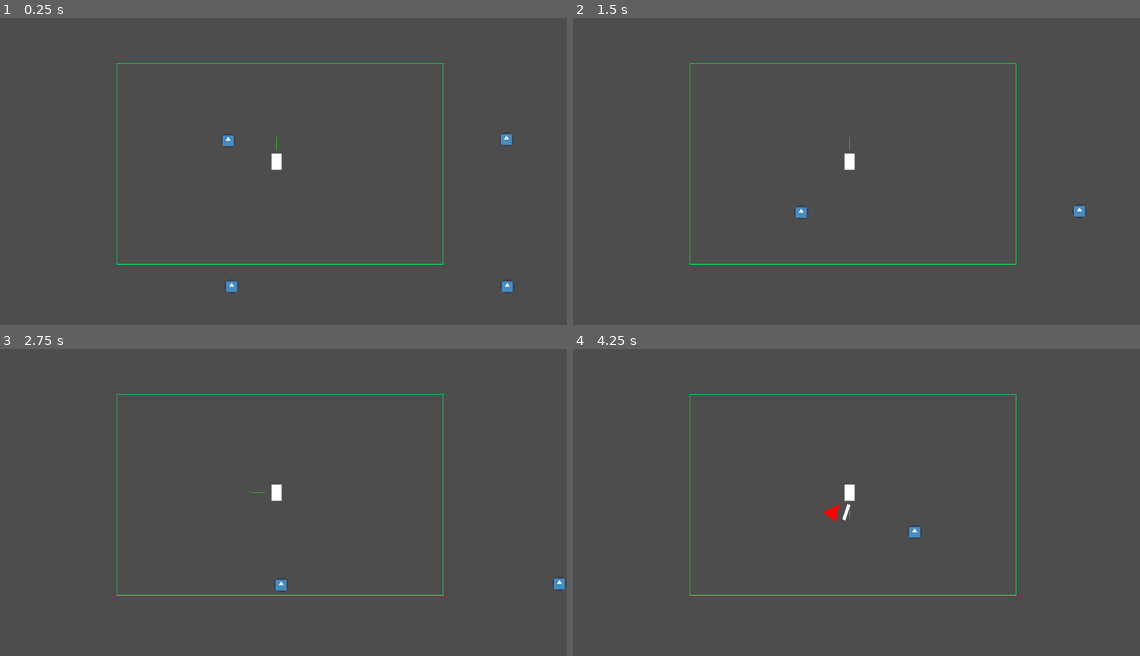
Above: before the commit, frames 1-4 (two rows, left to right).
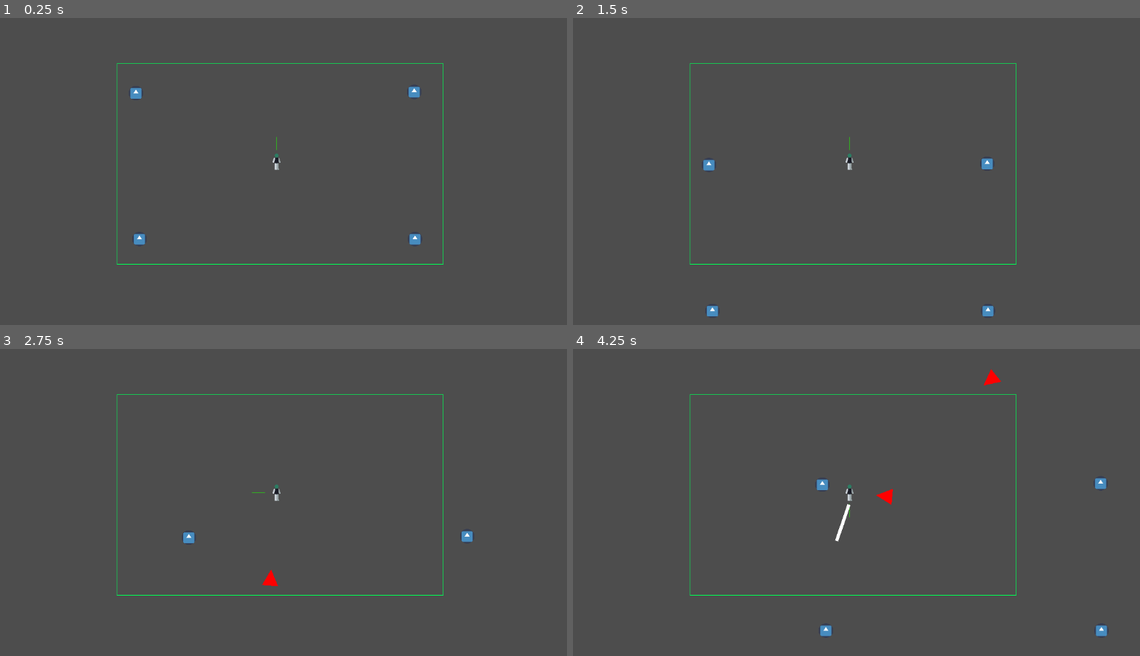
Above: after the commit, the same moments.

Repository: shendru/godot-course-overload
Game: Godot game, scene res://scenes/level.tscn
Two runs of this game, one before a commit and one after it. Both use one fixed random seed, a clock stepped at 60 frames per second and the inputs below. The engine's default icon, where the game draws it, is replaced by a stand-in: a white triangle on a blue panel in a dark square.
Inputs:
- Up to frame 1 (0.25 s): no input
- Up to frame 2 (1.5 s): tap Enter at 0.5 s; hold W (move_up) from 0.53 s (still down)
- Up to frame 3 (2.75 s): release W (move_up) at 2.03 s; hold A (move_left) from 2.03 s (still down)
- Up to frame 4 (4.25 s): release A (move_left) at 3.53 s; hold S (move_down) from 3.53 s (still down)

The runs differ from the first frame. In frame 1, 0.7% of the frame differs, in the area x 22-91%, y 22-90%; in frame 2, 0.5%; in frame 3, 0.5%; in frame 4, 0.8%, in the area x 42-95%, y 6-94%.

Commit message:
simple enemy health and hit shader

Diff:
--- a/scenes/enemy.tscn
+++ b/scenes/enemy.tscn
@@ -4,8 +4,10 @@
 [ext_resource type="Texture2D" uid="uid://dmo0rkd13p8i5" path="res://icon.svg" id="2_ixevy"]
 [ext_resource type="Shader" path="res://shaders/triangle.gdshader" id="2_re3ou"]
 
-[sub_resource type="ShaderMaterial" id="ShaderMaterial_h7fo4"]
+[sub_resource type="ShaderMaterial" id="ShaderMaterial_3btu3"]
+resource_local_to_scene = true
 shader = ExtResource("2_re3ou")
+shader_parameter/damage_effect = 0.0
 
 [sub_resource type="CircleShape2D" id="CircleShape2D_gmke4"]
 radius = 18.4391
@@ -17,7 +19,7 @@
 script = ExtResource("1_nj4eo")
 
 [node name="Sprite2D" type="Sprite2D" parent="."]
-material = SubResource("ShaderMaterial_h7fo4")
+material = SubResource("ShaderMaterial_3btu3")
 scale = Vector2(0.5, 0.5)
 texture = ExtResource("2_ixevy")
 
--- a/scenes/level.tscn
+++ b/scenes/level.tscn
@@ -13,8 +13,24 @@
 [node name="Level" type="Node2D"]
 script = ExtResource("1_qwb4s")
 
+[node name="spawner" type="Timer" parent="."]
+wait_time = 2.0
+autostart = true
+
+[node name="rock" parent="." instance=ExtResource("3_2an5l")]
+position = Vector2(17, 42)
+
+[node name="rock2" parent="." instance=ExtResource("3_2an5l")]
+position = Vector2(1121, 37)
+
+[node name="rock3" parent="." instance=ExtResource("3_2an5l")]
+position = Vector2(31, 621)
+
+[node name="rock4" parent="." instance=ExtResource("3_2an5l")]
+position = Vector2(1124, 621)
+
 [node name="player" parent="." instance=ExtResource("1_ajxwd")]
-position = Vector2(209, 126)
+position = Vector2(575, 314)
 speed = 300.0
 
 [node name="Path2D" type="Path2D" parent="player"]
@@ -32,20 +48,18 @@
 width = 2.0
 default_color = Color(0, 1, 0.333333, 1)
 
-[node name="Timer" type="Timer" parent="."]
-wait_time = 3.0
-autostart = true
+[node name="UI" type="CanvasLayer" parent="."]
+visible = false
 
-[node name="rock" parent="." instance=ExtResource("3_2an5l")]
-position = Vector2(17, 42)
+[node name="enemiesCount" type="Label" parent="UI"]
+offset_left = 1023.0
+offset_top = 13.0
+offset_right = 1097.0
+offset_bottom = 36.0
+text = "enemies: "
 
-[node name="rock2" parent="." instance=ExtResource("3_2an5l")]
-position = Vector2(1121, 37)
+[node name="enemies" type="Node" parent="."]
 
-[node name="rock3" parent="." instance=ExtResource("3_2an5l")]
-position = Vector2(31, 621)
-
-[node name="rock4" parent="." instance=ExtResource("3_2an5l")]
-position = Vector2(1124, 621)
-
-[connection signal="timeout" from="Timer" to="." method="_on_timer_timeout"]
+[connection signal="timeout" from="spawner" to="." method="_on_timer_timeout"]
+[connection signal="child_entered_tree" from="enemies" to="UI" method="_on_enemies_child_entered_tree"]
+[connection signal="child_exiting_tree" from="enemies" to="UI" method="_on_enemies_child_exiting_tree"]
--- a/scenes/player.tscn
+++ b/scenes/player.tscn
@@ -1,11 +1,7 @@
-[gd_scene load_steps=6 format=3 uid="uid://b2mpoyrqvhadb"]
+[gd_scene load_steps=4 format=3 uid="uid://b2mpoyrqvhadb"]
 
-[ext_resource type="Texture2D" uid="uid://dmo0rkd13p8i5" path="res://icon.svg" id="1_dmrb1"]
 [ext_resource type="Script" path="res://scripts/player.gd" id="1_g2l03"]
-[ext_resource type="Shader" path="res://shaders/square.gdshader" id="2_ixqtg"]
-
-[sub_resource type="ShaderMaterial" id="ShaderMaterial_3lbdk"]
-shader = ExtResource("2_ixqtg")
+[ext_resource type="Texture2D" uid="uid://deex8i1ac20ia" path="res://assets/testchar.png" id="2_h012a"]
 
 [sub_resource type="CircleShape2D" id="CircleShape2D_24rjr"]
 radius = 32.0156
@@ -15,9 +11,8 @@
 script = ExtResource("1_g2l03")
 
 [node name="Sprite2D" type="Sprite2D" parent="."]
-material = SubResource("ShaderMaterial_3lbdk")
-scale = Vector2(0.3, 0.5)
-texture = ExtResource("1_dmrb1")
+scale = Vector2(0.5, 0.5)
+texture = ExtResource("2_h012a")
 
 [node name="CollisionShape2D" type="CollisionShape2D" parent="."]
 shape = SubResource("CircleShape2D_24rjr")
--- a/scenes/weapon.tscn
+++ b/scenes/weapon.tscn
@@ -8,7 +8,22 @@
 shader = ExtResource("1_wubm7")
 
 [sub_resource type="RectangleShape2D" id="RectangleShape2D_yu5g8"]
-size = Vector2(67.1105, 66)
+size = Vector2(12.7788, 148.522)
+
+[sub_resource type="Animation" id="Animation_dm0rt"]
+length = 0.001
+tracks/0/type = "value"
+tracks/0/imported = false
+tracks/0/enabled = true
+tracks/0/path = NodePath("Area2d:rotation")
+tracks/0/interp = 1
+tracks/0/loop_wrap = true
+tracks/0/keys = {
+"times": PackedFloat32Array(0),
+"transitions": PackedFloat32Array(1),
+"update": 0,
+"values": [-1.06116]
+}
 
 [sub_resource type="Animation" id="Animation_keoik"]
 resource_name = "swing"
@@ -16,7 +31,7 @@
 tracks/0/type = "value"
 tracks/0/imported = false
 tracks/0/enabled = true
-tracks/0/path = NodePath("StaticBody2D:rotation")
+tracks/0/path = NodePath("Area2d:rotation")
 tracks/0/interp = 2
 tracks/0/loop_wrap = true
 tracks/0/keys = {
@@ -24,21 +39,6 @@
 "transitions": PackedFloat32Array(1, 1),
 "update": 0,
 "values": [-1.00531, 1.13097]
-}
-
-[sub_resource type="Animation" id="Animation_dm0rt"]
-length = 0.001
-tracks/0/type = "value"
-tracks/0/imported = false
-tracks/0/enabled = true
-tracks/0/path = NodePath("StaticBody2D:rotation")
-tracks/0/interp = 1
-tracks/0/loop_wrap = true
-tracks/0/keys = {
-"times": PackedFloat32Array(0),
-"transitions": PackedFloat32Array(1),
-"update": 0,
-"values": [-1.06116]
 }
 
 [sub_resource type="AnimationLibrary" id="AnimationLibrary_34nsk"]
@@ -50,20 +50,20 @@
 [node name="weapon" type="Marker2D"]
 script = ExtResource("1_gmt6g")
 
-[node name="StaticBody2D" type="StaticBody2D" parent="."]
+[node name="Area2d" type="Area2D" parent="."]
 position = Vector2(0, -40)
 rotation = -1.06116
 collision_layer = 4
 collision_mask = 2
 
-[node name="Sprite2D" type="Sprite2D" parent="StaticBody2D"]
+[node name="Sprite2D" type="Sprite2D" parent="Area2d"]
 material = SubResource("ShaderMaterial_5aucd")
-position = Vector2(0, -40)
-scale = Vector2(0.1, 0.5)
+position = Vector2(0, -84.0983)
+scale = Vector2(0.1, 1.18904)
 texture = ExtResource("2_vt1vj")
 
-[node name="CollisionShape2D" type="CollisionShape2D" parent="StaticBody2D"]
-position = Vector2(0, -40)
+[node name="CollisionShape2D" type="CollisionShape2D" parent="Area2d"]
+position = Vector2(-7.62939e-06, -84.1355)
 scale = Vector2(1.01607, 1.01922)
 shape = SubResource("RectangleShape2D_yu5g8")
 
@@ -72,4 +72,14 @@
 "": SubResource("AnimationLibrary_34nsk")
 }
 
+[node name="StaticBody2D" type="StaticBody2D" parent="."]
+visible = false
+
+[node name="CollisionShape2D2" type="CollisionShape2D" parent="StaticBody2D"]
+position = Vector2(-73.4437, -81.0463)
+rotation = -1.06116
+scale = Vector2(1.01607, 1.01922)
+shape = SubResource("RectangleShape2D_yu5g8")
+
+[connection signal="body_entered" from="Area2d" to="." method="_on_area_2d_body_entered"]
 [connection signal="animation_finished" from="AnimationPlayer" to="." method="_on_animation_player_animation_finished"]
--- a/scripts/enemy.gd
+++ b/scripts/enemy.gd
@@ -2,6 +2,10 @@
 
 @onready var player = get_tree().get_first_node_in_group("player")
 @export var speed = 100.0
+@onready var sprite = $Sprite2D
+@onready var shader_material = sprite.material
+
+var health = 3 # could use a better healthbar formula
 
 func _physics_process(_delta):
 	var direction = global_position.direction_to(player.global_position)
@@ -10,3 +14,16 @@
 	# Rotate the CharacterBody2D node to face the direction of movement
 	if velocity.length() > 0:
 		rotation = direction.angle() + PI / 2
+
+func take_damage():
+
+	health -= 1
+	take_damage_shader()
+	if health == 0:
+		queue_free()
+
+func take_damage_shader():
+	var tween = get_tree().create_tween()
+	tween.tween_property(shader_material, "shader_parameter/damage_effect", 0.5, 0.04)  # Black
+	tween.tween_property(shader_material, "shader_parameter/damage_effect", 1.0, 0.04)  # White
+	tween.tween_property(shader_material, "shader_parameter/damage_effect", 0.0, 0.04)  # Back to normal
--- a/scripts/level.gd
+++ b/scripts/level.gd
@@ -1,10 +1,13 @@
 extends Node2D
+
+var enemy_counter = 0
+@onready var enemies_container = $enemies
 
 func spawn_enemy():
 	var new_enemy = preload("res://scenes/enemy.tscn").instantiate()
 	%PathFollow2D.progress_ratio = randf()
 	new_enemy.global_position = %PathFollow2D.global_position
-	add_child(new_enemy)
+	enemies_container.add_child(new_enemy)
 
 func _on_timer_timeout() -> void:
 	spawn_enemy()
--- a/scripts/weapon.gd
+++ b/scripts/weapon.gd
@@ -6,5 +6,10 @@
 	animation.play("swing")
 
 
-func _on_animation_player_animation_finished(anim_name: StringName) -> void:
+func _on_animation_player_animation_finished(_anim_name: StringName) -> void:
 	queue_free()
+
+
+func _on_area_2d_body_entered(body: Node2D) -> void:
+	if body.has_method("take_damage"):
+		body.take_damage()
--- a/shaders/triangle.gdshader
+++ b/shaders/triangle.gdshader
@@ -1,9 +1,9 @@
 shader_type canvas_item;
+
+uniform float damage_effect : hint_range(0.0, 1.0);
 
 void fragment() {
     vec2 uv = UV * 2.0 - 1.0; // Remap UV coordinates to -1 to 1
-
-    // Adjust UVs for centering
     uv.y += 1.0; // Shift the triangle up
 
     // Define the triangle edges for an upward-pointing triangle
@@ -12,8 +12,15 @@
     float edge2 = -uv.y - 1.0;           // Bottom edge
 
     if (edge0 > 0.0 && edge1 > 0.0 && edge2 < 0.0) {
-        COLOR = vec4(1.0, 0.0, 0.0, 1.0); // Red triangle
+        vec3 base_color = vec3(1.0, 0.0, 0.0); // Default red triangle
+
+        // White at damage_effect = 1.0, Black at damage_effect = 0.5
+        vec3 flash_color = vec3(1.0) * step(0.75, damage_effect) +
+                           vec3(0.0) * step(0.25, damage_effect) * step(damage_effect, 0.75);
+
+        vec3 final_color = mix(base_color, flash_color, damage_effect);
+        COLOR = vec4(final_color, 1.0);
     } else {
-        discard; // Discard pixels outside the triangle
+        discard;
     }
 }
Binary file added: assets/testchar.png
Not shown, added: assets/testchar.png.import
Binary file added: assets/tiletest.png
Not shown, added: assets/tiletest.png.import
